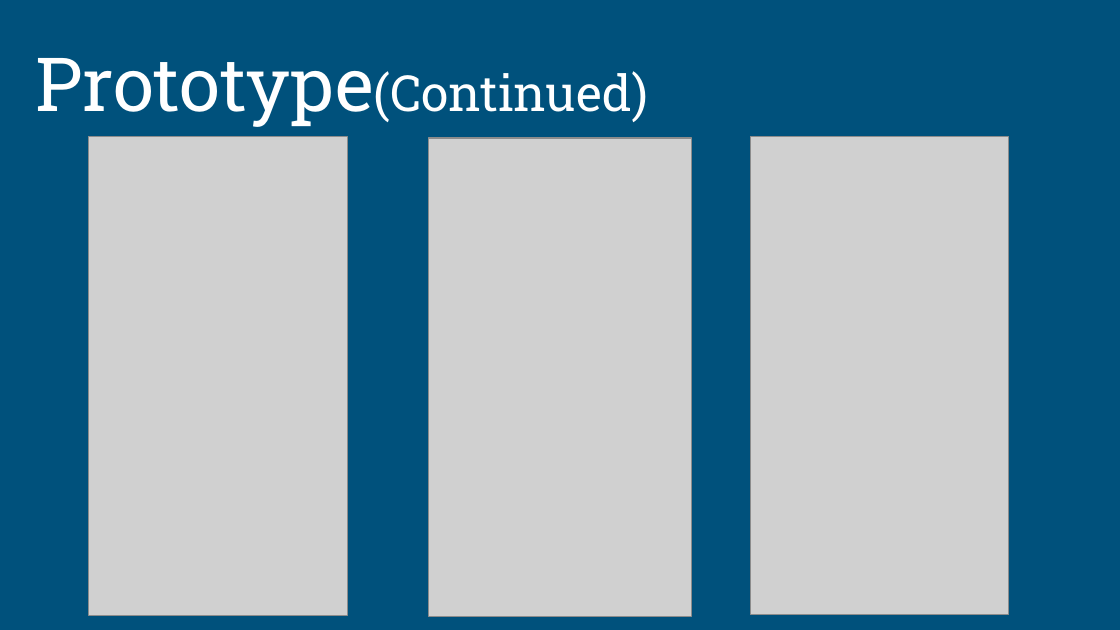
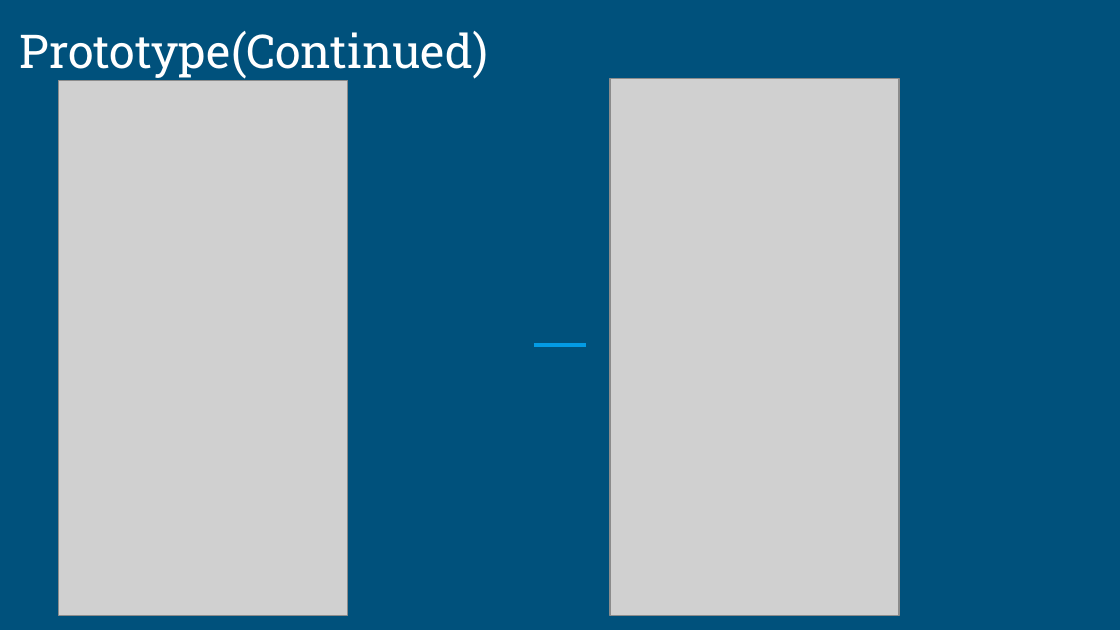
Before and after one commit to bhaveshlohana/humanteamwebsite, a slide deck: slide 7 of 112_Bhavesh Lohana_abstract.pptx. Drawn at 1120x630 pixels with LibreOffice and Linux fonts; fonts in the diff are those of the drawing; grey boxes stand for pictures; background and template pictures are left out. Boxes give left, top, right and bottom in pixels: in the first picture for what was removed or moved away, otherwise in the second. Text is boxed around its words. In the diff, an @@ line names an element or a change of style, - is before the commit and + after.

```diff
--- a/112_Bhavesh Lohana_abstract.pptx
+++ b/112_Bhavesh Lohana_abstract.pptx
@@ title "Prototype(Continued)": place and size @@
-title "Prototype(Continued)" at bbox=[35, 58, 648, 127]
+title "Prototype(Continued)" at bbox=[20, 31, 488, 79]
@@ title "Prototype(Continued)" at bbox=[20, 31, 488, 79]: size 48 to 30 pt, size 32 to 30 pt in "Prototype(Continued)" @@
@@ picture: place and size @@
-picture at bbox=[88, 137, 347, 615]
+picture at bbox=[58, 81, 347, 615]
@@ picture: place and size @@
-picture at bbox=[750, 137, 1008, 615]
+picture at bbox=[610, 78, 899, 615]
@@ picture removed at bbox=[429, 138, 692, 616] @@
@@ line added from (534, 345) to (586, 345), #039BE5 3 pt @@
```
Also in this commit, not shown: 3 other slides changed.
